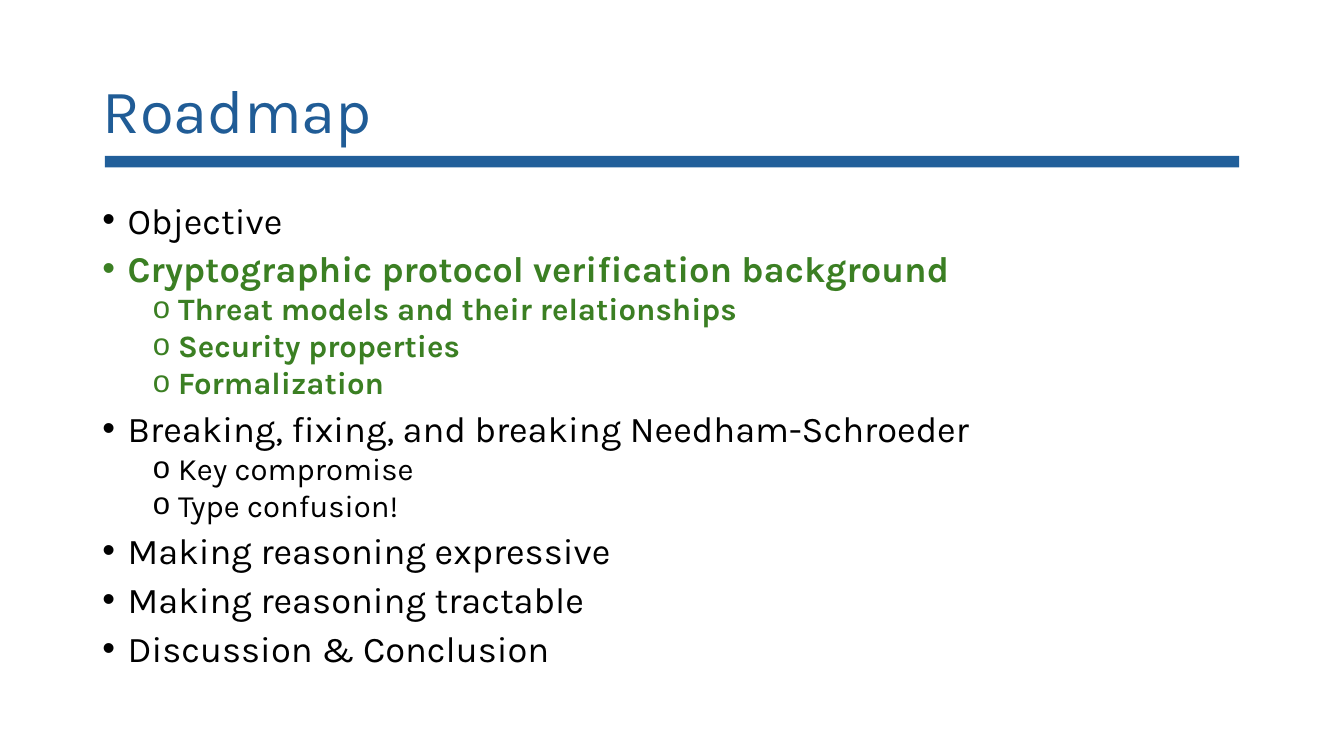
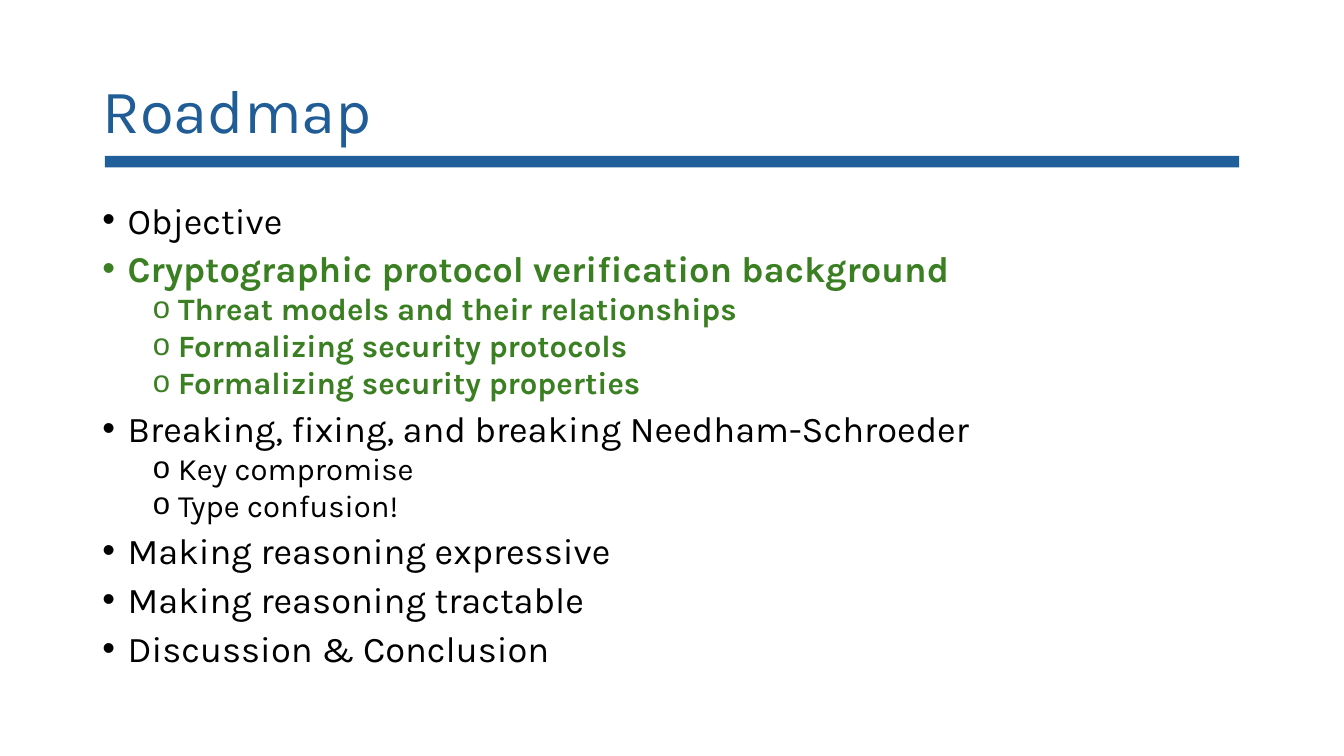
Before and after one commit to lorchrob/comprehensive_exam, a slide deck: slide 8 of Comp slides.pptx (slide 9 before the commit). Drawn at 1344x756 pixels with LibreOffice and Linux fonts; fonts in the diff are those of the drawing. Boxes give left, top, right and bottom in pixels: in the first picture for what was removed or moved away, otherwise in the second. Text is boxed around its words. In the diff, an @@ line names an element or a change of style, - is before the commit and + after.

```diff
--- a/Comp slides.pptx
+++ b/Comp slides.pptx
@@ text at (178,335,641,401): text changed @@
-  o Security properties
-  o Formalization
+  o Formalizing security protocols
+  o Formalizing security properties
```
Also in this commit, not shown: 10 other slides changed, 19 slides added, 1 slide removed, 2 other files.
